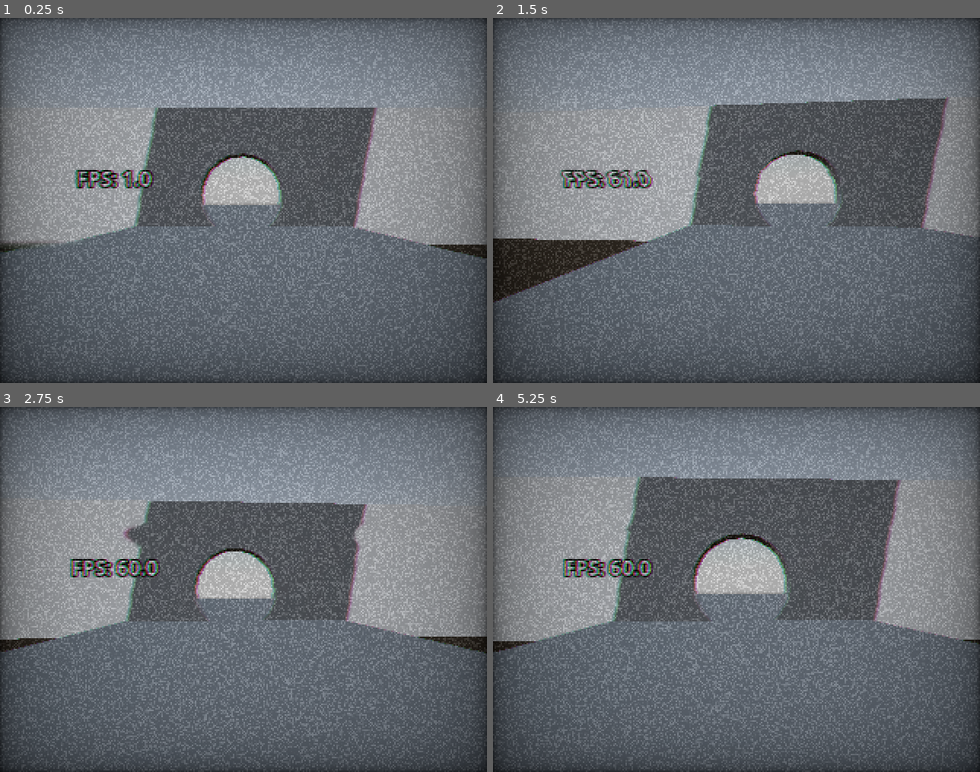
Above: before the commit, frames 1-4 (two rows, left to right).
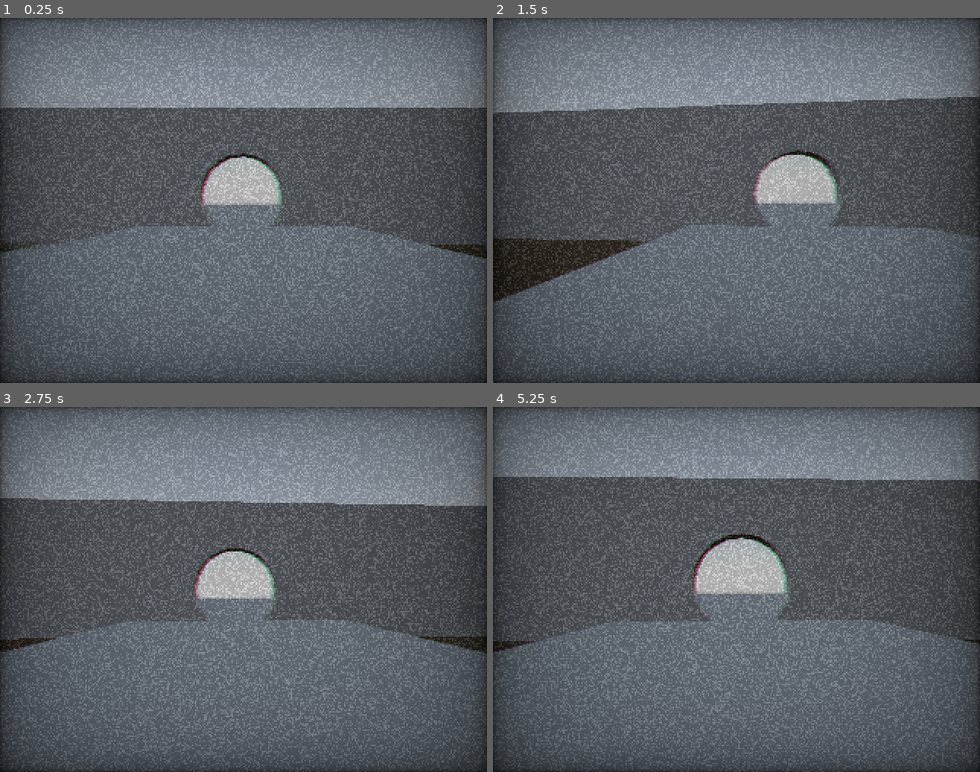
Above: after the commit, the same moments.

Repository: AxiomaN2323/Erie
Game: Godot game, scene res://node.tscn
Same seed, same stepped clock (60 frames per second), same inputs: the game is played once before the commit and once after it.
Inputs (mouse positions are in pixels of both pictures, inside the frame that each line leads up to):
- Up to frame 1 (0.25 s): no input
- Up to frame 2 (1.5 s): tap Enter (ui_accept) at 0.5, 0.77, 1.07 s; move the mouse to (760, 200) at 0.52 s; hold A (A) 0.53-1.28 s; hold Up (ui_up) from 0.53 s (still down); tap Shift (Correr) at 0.8, 1.35 s; move the mouse to (712, 200) at 1.27 s
- Up to frame 3 (2.75 s): keep holding Up (ui_up); tap Enter (ui_accept) at 1.52, 1.82 s; tap D (D) at 1.55 s; move the mouse to (253, 582) at 2.02 s; hold D (D) from 2.03 s (still down); tap S (S) at 2.3 s
- Up to frame 4 (5.25 s): keep holding Up (ui_up); move the mouse to (731, 596) at 2.77 s; release D (D) at 2.78 s; tap S (S) at 2.85 s; tap Enter (ui_accept) at 3.02, 3.32, 3.77, 3.8, 4.07, 4.35, 4.52, 4.82 s; tap W (W) at 3.05 s; move the mouse to (775, 593) at 3.52 s; hold W (W) 3.53-4.28 s; tap Escape (ui_cancel) at 4.15 s; move the mouse to (697, 585) at 4.27 s; tap A (A) at 4.55 s; move the mouse to (741, 589) at 5.02 s; hold A (A) from 5.03 s (still down)

The runs differ from the first frame. In frame 1, 20% of the frame differs, in the area x 0-100%, y 24-63%; in frame 2, 19%; in frame 3, 20%; in frame 4, 20%, in the area x 0-100%, y 19-65%.

Commit message:
agregado sonidos segun suelos, work in progress

Diff:
--- /dev/null
+++ b/Scripts/gravel.gd
@@ -0,0 +1,20 @@
+extends CSGBox3D
+
+signal gravel_walk_sound
+signal gravel_walk_sound_stop
+
+# Called when the node enters the scene tree for the first time.
+func _ready() -> void:
+	pass # Replace with function body.
+
+
+# Called every frame. 'delta' is the elapsed time since the previous frame.
+func _process(_delta: float) -> void:
+	pass
+
+func _on_area_3d_body_entered(body: Node3D) -> void:
+	if body.is_in_group("player"):
+		gravel_walk_sound.emit()
+func _on_area_3d_body_exited(body: Node3D) -> void:
+	if body.is_in_group("player"):
+		gravel_walk_sound_stop.emit()
--- /dev/null
+++ b/Scripts/node.gd
@@ -0,0 +1,10 @@
+extends Node
+
+@onready var player = $Player
+
+
+func _ready():
+	pass
+
+func _input(event):
+	pass
--- /dev/null
+++ b/Scripts/player.gd
@@ -0,0 +1,130 @@
+extends CharacterBody3D
+
+
+signal walking_started
+signal walking_stopped
+signal running_started
+signal running_stopped
+
+# STAMINA
+var stamina := 100.0
+var staminadrainrate := 50.0
+var staminabackrate := 30.0
+
+# MOVIMIENTO
+var can_run := true
+
+var walking = false
+var running = false
+
+# FISICAS
+var GRAVEDAD := 9.8 * 3
+
+var RUN_SPEED := 6.0
+var SPEED := 3.0
+
+var mouse_sensitivity := 0.3
+var vertical_look := 0.0
+
+@onready var camera_pivot = $Pivot/TwistPivot/PitchPivot/Camera3D
+
+func _ready():
+	# Esto captura el raton al centro de la pantalla y no te deja moverlo
+	# Para que no se vaya fuera de la ventana o del juego
+	# y se consiguen los ejes del raton de paso
+	Input.set_mouse_mode(Input.MOUSE_MODE_CAPTURED)
+
+func _input(event):
+	if event is InputEventMouseMotion:
+		rotate_y(deg_to_rad(-event.relative.x * mouse_sensitivity))
+		vertical_look = clamp(vertical_look - event.relative.y * mouse_sensitivity,-90,90)
+		camera_pivot.rotation_degrees.x = vertical_look
+
+	if Input.is_action_just_pressed("ui_cancel"):
+		Input.set_mouse_mode(Input.MOUSE_MODE_VISIBLE)
+
+
+
+func _physics_process(delta):
+	# was_walking se crea para conseguir el estado anterior de walking
+	var was_walking :bool
+	was_walking = walking
+	var was_running :bool
+	was_running = running
+
+	# --- GRAVEDAD ---
+	if not is_on_floor():
+		# IMPORTANTE esto solo funciona gracias a move_and_slide()
+		# Si no velocity no se emplearia
+		velocity.y -= GRAVEDAD * delta
+	else:
+		velocity.y = 0
+
+	# --- MOVIMIENTO ---
+	var direction := Vector3.ZERO # Coordenadas x0 y0 z0 artificiales
+	var forward = -transform.basis.z # Coordenada que siempre mira recto
+	var right = transform.basis.x # Coordenada que siempre mira hacia un lado
+
+	if Input.is_action_pressed("W"):
+		direction += forward
+	if Input.is_action_pressed("S"):
+		direction -= forward
+	if Input.is_action_pressed("A"):
+		direction -= right
+	if Input.is_action_pressed("D"):
+		direction += right
+
+	# Esto ayuda a que los valores no se vayan a la mierda y vayas muy rapido
+	# El inconveniente de esto es que puede dar inputlag
+	direction = direction.normalized()
+
+	# Compruebo si me estoy moviendo con esto, esto comprueba si
+	# direction es 0, 0, 0, en caso de que si, true, no, false
+	walking = direction != Vector3.ZERO and not Input.is_action_pressed("Correr")
+	running = direction != Vector3.ZERO and Input.is_action_pressed("Correr") and can_run
+
+	if walking and not was_walking:
+		walking_started.emit()
+	elif not walking and was_walking:
+		walking_stopped.emit()
+
+	if running and not was_running:
+		running_started.emit()
+	elif not running and was_running:
+		running_stopped.emit()
+
+	# --- STAMINA / CORRER ---
+	if Input.is_action_pressed("Correr") and can_run:
+		SPEED = RUN_SPEED
+		# La stamina se va restando poco a poco * los fps
+		stamina -= staminadrainrate * delta
+		stamina = max(stamina, 0)
+		if stamina <= 1:
+			can_run = false
+	else:
+		SPEED = 3
+		# La stamina se va sumando poco a poco * los fps
+		stamina += staminabackrate * delta
+		stamina = min(stamina, 100)
+		if stamina >= 100:
+			can_run = true
+	# ------------------------
+
+	# En caso de que me pegue una ostia contra una pared me paro en el eje x
+	if is_on_wall():
+		velocity.x = 0
+
+	# IMPORTANTE, esto solo funciona gracias a que se usa
+	# move_and_slide() function
+	# Si no, no se usarian los valores de velocity
+	velocity.x = direction.x * SPEED
+	velocity.z = direction.z * SPEED
+
+	move_and_slide()
+
+# IMPORTANTE, todo lo que sean fisicas NO VAN AQUI
+# _PROCESS SE PROCESA CADA FRAME
+# _delta es solo si no se va a usar
+# delta son frames normalizados, en caso de que el juego vaya mal por specs
+func _process(_delta: float) -> void:
+	pass
--- /dev/null
+++ b/Scripts/player_sounds.gd
@@ -0,0 +1,89 @@
+extends Node3D
+
+var walking := false
+var running := false
+
+enum surface { NONE, GRAVEL, WOOD}
+var current_surface := surface.NONE
+
+# AUDIOS
+@onready var walking_on_gravel = $walking_on_gravel
+@onready var running_on_gravel = $running_on_gravel
+@onready var walking_on_wood = $walking_on_wood
+@onready var running_on_wood = $running_on_wood
+
+# Called when the node enters the scene tree for the first time.
+func _ready() -> void:
+	var player = get_parent()
+
+	player.walking_started.connect(_walking_started)
+	player.walking_stopped.connect(_walking_stopped)
+	player.running_started.connect(_running_started)
+	player.running_stopped.connect(_running_stopped)
+
+	for gravel in get_tree().get_nodes_in_group("gravel"):
+		gravel.gravel_walk_sound.connect(on_gravel_walk_sound)
+		gravel.gravel_walk_sound_stop.connect(on_gravel_walk_sound_stop)
+	for wood in get_tree().get_nodes_in_group("wood"):
+		wood.wood_walk_sound.connect(on_wood_walk_sound)
+		wood.wood_walk_sound_stop.connect(on_wood_walk_sound_stop)
+
+# Called every frame. 'delta' is the elapsed time since the previous frame.
+func _process(_delta: float) -> void:
+	pass
+
+func on_gravel_walk_sound():
+	current_surface = surface.GRAVEL
+	update_walking_sound()
+func on_gravel_walk_sound_stop():
+	current_surface = surface.NONE
+	stop_all_sounds()
+func on_wood_walk_sound():
+	current_surface = surface.WOOD
+	update_walking_sound()
+func on_wood_walk_sound_stop():
+	current_surface = surface.NONE
+	stop_all_sounds()
+
+func _walking_started():
+	walking = true
+	update_walking_sound()
+func _walking_stopped():
+	walking = false
+	stop_all_sounds()
+func _running_started():
+	running = true
+	update_running_sound()
+func _running_stopped():
+	running = false
+	stop_all_sounds()
+
+func update_walking_sound():
+	stop_all_sounds()
+
+	if not walking:
+		return
+
+	match current_surface:
+		surface.GRAVEL:
+			walking_on_gravel.play()
+		surface.WOOD:
+			walking_on_wood.play()
+
+func update_running_sound():
+	stop_all_sounds()
+
+	if not running:
+		return
+
+	match current_surface:
+		surface.GRAVEL:
+			running_on_gravel.play()
+		surface.WOOD:
+			running_on_wood.play()
+
+func stop_all_sounds():
+	walking_on_gravel.stop()
+	walking_on_wood.stop()
+	running_on_gravel.stop()
+	running_on_wood.stop()
--- /dev/null
+++ b/Scripts/wood.gd
@@ -0,0 +1,20 @@
+extends CSGBox3D
+
+signal wood_walk_sound
+signal wood_walk_sound_stop
+
+# Called when the node enters the scene tree for the first time.
+func _ready() -> void:
+	pass # Replace with function body.
+
+
+# Called every frame. 'delta' is the elapsed time since the previous frame.
+func _process(_delta: float) -> void:
+	pass
+
+func _on_area_3d_body_entered(body: Node3D) -> void:
+	if body.is_in_group("player"):
+		wood_walk_sound.emit()
+func _on_area_3d_body_exited(body: Node3D) -> void:
+	if not body.is_in_group("player"):
+		wood_walk_sound_stop.emit()
--- a/character_body_3d.gd
+++ /dev/null
@@ -1,28 +0,0 @@
-extends CharacterBody3D
-
-
-const SPEED = 5.0
-const JUMP_VELOCITY = 4.5
-
-
-func _physics_process(delta: float) -> void:
-	# Add the gravity.
-	if !is_on_floor():
-		velocity += get_gravity() * delta
-
-	# Handle jump.
-	if Input.is_action_just_pressed("ui_accept") and is_on_floor():
-		velocity.y = JUMP_VELOCITY
-
-	# Get the input direction and handle the movement/deceleration.
-	# As good practice, you should replace UI actions with custom gameplay actions.
-	var input_dir := Input.get_vector("ui_left", "ui_right", "ui_up", "ui_down")
-	var direction := (transform.basis * Vector3(input_dir.x, 0, input_dir.y)).normalized()
-	if direction:
-		velocity.x = direction.x * SPEED
-		velocity.z = direction.z * SPEED
-	else:
-		velocity.x = move_toward(velocity.x, 0, SPEED)
-		velocity.z = move_toward(velocity.z, 0, SPEED)
-
-	move_and_slide()
--- a/node.gd
+++ /dev/null
@@ -1,16 +0,0 @@
-extends Node
-
-@onready var player = $Player
-
-@onready var babyscream = $babyscream
-
-
-func _ready():
-	player.babyscream_signal.connect(_on_player_scream)
-	player.increasaenoise_signal.connect(_on_player_scream)
-
-func _on_player_scream():
-	babyscream.play()
-
-func _input(event):
-	pass
--- a/node.tscn
+++ b/node.tscn
@@ -1,10 +1,17 @@
-[gd_scene load_steps=12 format=3 uid="uid://dstqc5agwgox3"]
+[gd_scene load_steps=21 format=3 uid="uid://dstqc5agwgox3"]
 
-[ext_resource type="Script" uid="uid://dul7dufnvupgx" path="res://node.gd" id="1_sy5k4"]
+[ext_resource type="Script" uid="uid://dul7dufnvupgx" path="res://Scripts/node.gd" id="1_sy5k4"]
 [ext_resource type="AudioStream" uid="uid://besdixoxki7he" path="res://Audio/baby_scream_3.wav" id="2_bss38"]
-[ext_resource type="Script" uid="uid://v3k46nifrjj6" path="res://player.gd" id="2_j2q8x"]
+[ext_resource type="Script" uid="uid://dtpxbhedv2lq4" path="res://Scripts/gravel.gd" id="2_f0urt"]
+[ext_resource type="Script" uid="uid://v3k46nifrjj6" path="res://Scripts/player.gd" id="2_j2q8x"]
+[ext_resource type="Script" uid="uid://cex4nrsneta5l" path="res://Scripts/wood.gd" id="2_jfkdj"]
 [ext_resource type="Shader" uid="uid://b3csccfvqy51c" path="res://shaders/vhs.gdshader" id="3_112p8"]
 [ext_resource type="AudioStream" uid="uid://bwpryg87ryun5" path="res://Audio/609359__florstristi__vhs_vcr-hum-a.wav" id="4_e2u21"]
+[ext_resource type="Script" uid="uid://4egk2n4yoqjh" path="res://Scripts/player_sounds.gd" id="5_wt6go"]
+[ext_resource type="AudioStream" uid="uid://gu6dapwnui1n" path="res://Audio/walking_on_wood.wav" id="6_tda05"]
+[ext_resource type="AudioStream" uid="uid://om1ud18phmg3" path="res://Audio/running_on_wood.wav" id="7_qn3nj"]
+[ext_resource type="AudioStream" uid="uid://brgctgn1rtq7" path="res://Audio/running_on_gravel.wav" id="8_r657h"]
+[ext_resource type="AudioStream" uid="uid://33xygf16cs44" path="res://Audio/walking_on_gravel.wav" id="9_f0urt"]
 
 [sub_resource type="ProceduralSkyMaterial" id="ProceduralSkyMaterial_sy5k4"]
 sky_horizon_color = Color(0.66224277, 0.6717428, 0.6867428, 1)
@@ -18,6 +25,12 @@
 sky = SubResource("Sky_j2q8x")
 tonemap_mode = 2
 glow_enabled = true
+
+[sub_resource type="BoxShape3D" id="BoxShape3D_f0urt"]
+size = Vector3(126.58301, 1, 66.13501)
+
+[sub_resource type="BoxShape3D" id="BoxShape3D_jfkdj"]
+size = Vector3(12.59668, 7.254883, 17.192078)
 
 [sub_resource type="CapsuleMesh" id="CapsuleMesh_112p8"]
 
@@ -54,32 +67,46 @@
 environment = SubResource("Environment_112p8")
 
 [node name="DirectionalLight3D" type="DirectionalLight3D" parent="."]
-transform = Transform3D(0.93918425, 0.29740518, -0.17170694, -0.21228996, 0.10977736, -0.97102106, -0.269937, 0.9484193, 0.16623732, 0, 5, 0)
+transform = Transform3D(0.9391842, 0.29740506, -0.1717069, -0.05924955, -0.3521726, -0.93405783, -0.33826393, 0.8874259, -0.31313387, 0, 10.664791, 0)
 shadow_enabled = true
 
-[node name="CSGBox3D" type="CSGBox3D" parent="."]
+[node name="wood" type="CSGBox3D" parent="." groups=["wood"]]
+transform = Transform3D(1, 0, 0, 0, 1, 0, 0, 0, 1, 0, 0, -29.346794)
+use_collision = true
+size = Vector3(125.506836, 1, 66.791626)
+script = ExtResource("2_jfkdj")
+
+[node name="Area3D" type="Area3D" parent="wood"]
+
+[node name="CollisionShape3D" type="CollisionShape3D" parent="wood/Area3D"]
+transform = Transform3D(1, 0, 0, 0, 1, 0, 0, 0, 1, -0.043121338, 1.1690063, -0.23571396)
+shape = SubResource("BoxShape3D_f0urt")
+
+[node name="gravel" type="CSGBox3D" parent="." groups=["gravel"]]
 transform = Transform3D(1, 0, 0, 0, 1, 0, 0, 0, 1, 0, 0, 12.720215)
 use_collision = true
 size = Vector3(12.479492, 1, 17.857422)
+script = ExtResource("2_f0urt")
 
-[node name="CSGBox3D" type="CSGBox3D" parent="CSGBox3D"]
-transform = Transform3D(1, 0, 0, 0, 1, 0, 0, 0, 1, 0, 0, -42.06701)
-use_collision = true
-size = Vector3(125.506836, 1, 66.791626)
+[node name="Area3D" type="Area3D" parent="gravel"]
 
-[node name="CSGBox3D2" type="CSGBox3D" parent="."]
+[node name="CollisionShape3D" type="CollisionShape3D" parent="gravel/Area3D"]
+transform = Transform3D(1, 0, 0, 0, 1, 0, 0, 0, 1, 0, 0, 0.5594177)
+shape = SubResource("BoxShape3D_jfkdj")
+
+[node name="entrance" type="CSGBox3D" parent="."]
 transform = Transform3D(1, 0, 0, 0, 1, 0, 0, 0, 1, -0.011352062, 3.8909264, 4.1217375)
 use_collision = true
 size = Vector3(12.484741, 6.939868, 1)
 
-[node name="CSGCylinder3D" type="CSGCylinder3D" parent="CSGBox3D2"]
+[node name="CSGCylinder3D" type="CSGCylinder3D" parent="entrance"]
 transform = Transform3D(0.9997681, -9.413552e-10, 0.021535698, -0.021535698, -4.3701252e-08, 0.9997681, 0, -1, -4.371139e-08, -0.10301846, -1.573297, -0.051505566)
 operation = 2
 radius = 2.3813477
 height = 1.1844177
 sides = 20
 
-[node name="Player" type="CharacterBody3D" parent="."]
+[node name="Player" type="CharacterBody3D" parent="." groups=["player"]]
 transform = Transform3D(1, 0, 0, 0, 1, 0, 0, 0, 1, 0, 1.5702598, 18.04777)
 script = ExtResource("2_j2q8x")
 
@@ -100,6 +127,22 @@
 
 [node name="Label3D" type="Label3D" parent="Player/Pivot/TwistPivot/PitchPivot/Camera3D"]
 transform = Transform3D(1, 0, 0, 0, 1, 0, 0, 0, 1, -1.0124826, 0.17469192, -1.8632221)
+
+[node name="player_sounds" type="Node3D" parent="Player"]
+script = ExtResource("5_wt6go")
+
+[node name="walking_on_wood" type="AudioStreamPlayer" parent="Player/player_sounds"]
+stream = ExtResource("6_tda05")
+
+[node name="running_on_wood" type="AudioStreamPlayer" parent="Player/player_sounds"]
+stream = ExtResource("7_qn3nj")
+
+[node name="running_on_gravel" type="AudioStreamPlayer" parent="Player/player_sounds"]
+stream = ExtResource("8_r657h")
+volume_db = -15.266
+
+[node name="walking_on_gravel" type="AudioStreamPlayer" parent="Player/player_sounds"]
+stream = ExtResource("9_f0urt")
 
 [node name="CanvasLayer" type="CanvasLayer" parent="."]
 
@@ -124,4 +167,8 @@
 
 [node name="babyscream" type="AudioStreamPlayer" parent="."]
 stream = ExtResource("2_bss38")
-volume_db = 5.68
+volume_db = 24.0
+
+[connection signal="body_entered" from="wood/Area3D" to="wood" method="_on_area_3d_body_entered"]
+[connection signal="body_entered" from="gravel/Area3D" to="gravel" method="_on_area_3d_body_entered"]
+[connection signal="body_exited" from="gravel/Area3D" to="gravel" method="_on_area_3d_body_exited"]
--- a/player.gd
+++ /dev/null
@@ -1,86 +0,0 @@
-extends CharacterBody3D
-
-signal babyscream_signal
-signal increasaenoise_signal
-var stamina := 100.0
-var staminadrainrate := 50.0
-var staminabackrate := 30.0
-var can_run := true
-
-var GRAVEDAD := 9.8 * 3
-var RUN_SPEED := 6.0
-var SPEED := 3.0
-
-var mouse_sensitivity := 0.3
-var vertical_look := 0.0
-
-@onready var camera_pivot = $Pivot/TwistPivot/PitchPivot/Camera3D
-
-func _ready():
-	Input.set_mouse_mode(Input.MOUSE_MODE_CAPTURED)
-
-func _input(event):
-	if event is InputEventMouseMotion:
-		rotate_y(deg_to_rad(-event.relative.x * mouse_sensitivity))
-		vertical_look = clamp(vertical_look - event.relative.y * mouse_sensitivity,-90,90)
-		camera_pivot.rotation_degrees.x = vertical_look
-
-	if Input.is_action_just_pressed("ui_accept"):
-		babyscream_signal.emit() # SONIDO DE MIEDO DE BEBE
-
-func _physics_process(delta):
-
-	# --- GRAVEDAD ---
-	if not is_on_floor():
-		# IMPORTANTE esto solo funciona gracias a move_and_slide()
-		# Si no velocity no se emplearia
-		velocity.y -= GRAVEDAD * delta
-	else:
-		velocity.y = 0
-
-	# --- MOVIMIENTO ---
-	var direction := Vector3.ZERO # Coordenadas x0 y0 z0 artificiales
-	var forward = -transform.basis.z # Coordenada que siempre mira recto
-	var right = transform.basis.x # Coordenada que siempre mira hacia un lado
-
-	if Input.is_action_pressed("W"):
-		direction += forward
-	if Input.is_action_pressed("S"):
-		direction -= forward
-	if Input.is_action_pressed("A"):
-		direction -= right
-	if Input.is_action_pressed("D"):
-		direction += right
-
-	# Esto ayuda a que los valores no se vayan a la mierda y vayas muy rapido
-	direction = direction.normalized()
-
-	# --- STAMINA / CORRER ---
-	if Input.is_action_pressed("Correr") and can_run:
-		SPEED = RUN_SPEED
-		# La stamina se va restando poco a poco * los fps
-		stamina -= staminadrainrate * delta
-		stamina = max(stamina, 0)
-		if stamina <= 1:
-			can_run = false
-	else:
-		SPEED = 3
-		# La stamina se va sumando poco a poco * los fps
-		stamina += staminabackrate * delta
-		stamina = min(stamina, 100)
-		if stamina >= 100:
-			can_run = true
-	if is_on_wall():
-		velocity.x = 0
-
-	# IMPORTANTE, esto solo funciona gracias a que se usa
-	# move_and_slide() function
-	# Si no, no se usarian los valores de velocity
-	velocity.x = direction.x * SPEED
-	velocity.z = direction.z * SPEED
-
-	move_and_slide()
-
-
-func _process(_delta: float) -> void:
-	$Pivot/TwistPivot/PitchPivot/Camera3D/Label3D.text = "FPS: " + str(Engine.get_frames_per_second())
--- a/project.godot
+++ b/project.godot
@@ -22,6 +22,12 @@
 window/size/mode=3
 window/size/borderless=true
 window/stretch/mode="viewport"
+
+[global_group]
+
+ground=""
+wood=""
+gravel=""
 
 [input]
 
@@ -60,8 +66,3 @@
 "events": [Object(InputEventKey,"resource_local_to_scene":false,"resource_name":"","device":-1,"window_id":0,"alt_press …(195 unchanged characters)…
 ]
 }
-
-[rendering]
-
-renderer/rendering_method="gl_compatibility"
-renderer/rendering_method.mobile="gl_compatibility"
Not shown, added: Scripts/gravel.gd.uid
Renamed: node.gd.uid -> Scripts/node.gd.uid
Renamed: player.gd.uid -> Scripts/player.gd.uid
Not shown, added: Scripts/player_sounds.gd.uid
Not shown, added: Scripts/wood.gd.uid
Not shown, removed: character_body_3d.gd.uid
Not shown, added: Audio/running_on_gravel.wav
Not shown, added: Audio/running_on_wood.wav
Not shown, added: Audio/walking_on_gravel.wav
Not shown, added: Audio/walking_on_wood.wav
